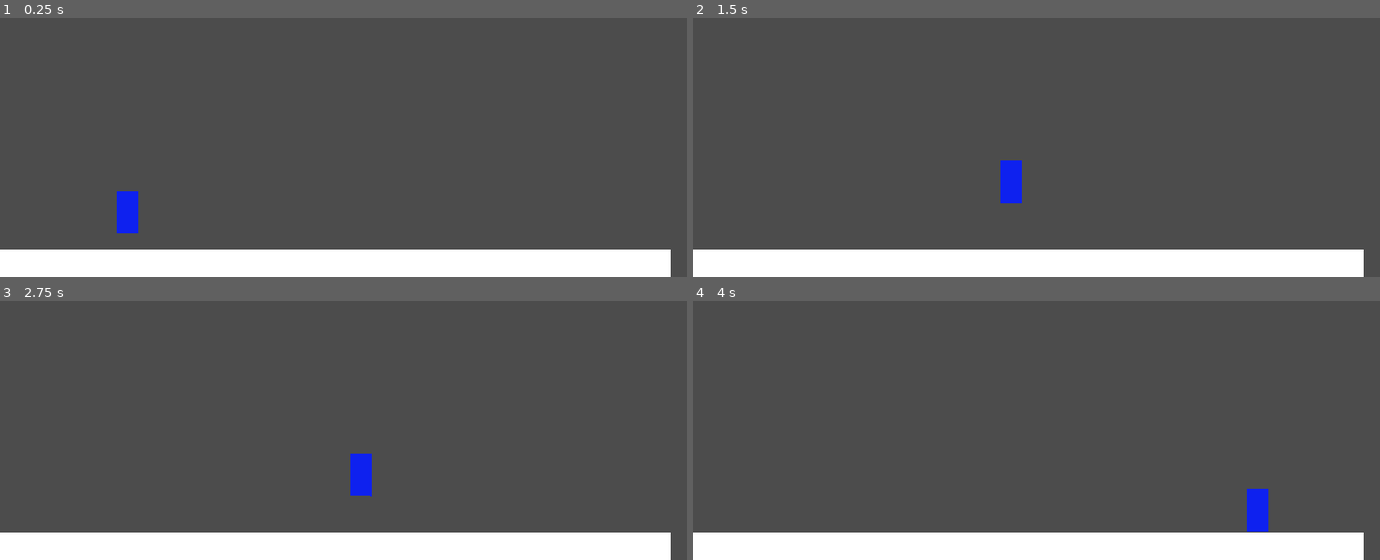
Above: before the commit, frames 1-4 (two rows, left to right).
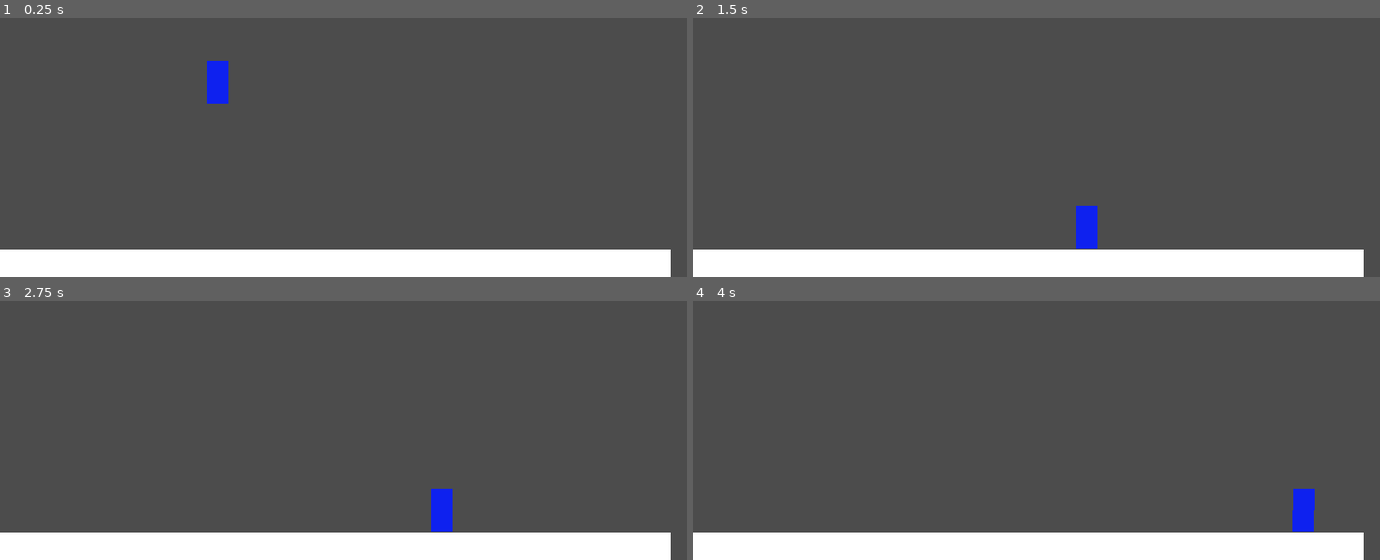
Above: after the commit, the same moments.

Repository: Espetinho-de-Legumes/Lia-na-Floresta-Magica
Game: Godot game, scene res://scenes/Main.tscn
Same seed, same stepped clock (60 frames per second), same inputs: the game is played once before the commit and once after it.
Inputs:
- Up to frame 1 (0.25 s): no input
- Up to frame 2 (1.5 s): hold D (right) from 0.53 s (still down); tap Space (jump) at 0.6, 0.77, 1.07, 1.35 s
- Up to frame 3 (2.75 s): tap Space (jump) at 1.52, 1.82, 2.1 s; release D (right) at 2.03 s; hold A (left) from 2.03 s (still down)
- Up to frame 4 (4 s): release A (left) at 2.78 s; hold D (right) from 2.78 s (still down); tap Space (jump) at 2.85, 3.02, 3.32, 3.6, 3.77 s

The runs differ from the first frame. In frame 1, 1.0% of the frame differs, in the area x 17-34%, y 16-84%; in frame 2, 1.0%, in the area x 44-59%, y 54-90%; in frame 3, 1.0%; in frame 4, 1.0%.

Commit message:
Jump Sustain

Diff:
--- a/scenes/Main.tscn
+++ b/scenes/Main.tscn
@@ -6,7 +6,7 @@
 [node name="Main" type="Node2D"]
 
 [node name="Player" parent="." instance=ExtResource( 1 )]
-position = Vector2( 190.299, 463.196 )
+position = Vector2( 324.329, 248.937 )
 
 [node name="Floor" parent="." instance=ExtResource( 2 )]
 position = Vector2( -0.748657, 559.566 )
--- a/scripts/Player.gd
+++ b/scripts/Player.gd
@@ -9,9 +9,11 @@
 export (int) var maxSpeed = 340
 export (int) var acceleration = 35
 export (int) var friction = -20
-export (int) var gravity = 1200 # pixel/sec
-export (int) var jumpForce = -600
+export (int) var gravity = 1800 # pixel/sec
+export (int) var jumpForce = -150
+export (float) var jumpSustain = 100 # milisegundos
 
+var inAirTime:float = 0
 var velocity := Vector2.ZERO
 var directionInput := Vector2.ZERO
 var currentState:int = IDLE
@@ -119,10 +121,16 @@
 	pass
 
 func handleJumpState(delta: float) -> void:
+	if directionInput.y < 0:
+		if inAirTime < (jumpSustain / 1000):
+			velocity.y += jumpForce
+			inAirTime += delta
+	else:
+		inAirTime = jumpSustain/1000
+
 	if is_on_floor():
-		if directionInput.y < 0:
-			velocity.y = jumpForce
-		else:
+		if directionInput.y == 0:
+			inAirTime = 0
 			changeState(IDLE)
 	else:
 		if directionInput.x > 0 || directionInput.x < 0:
